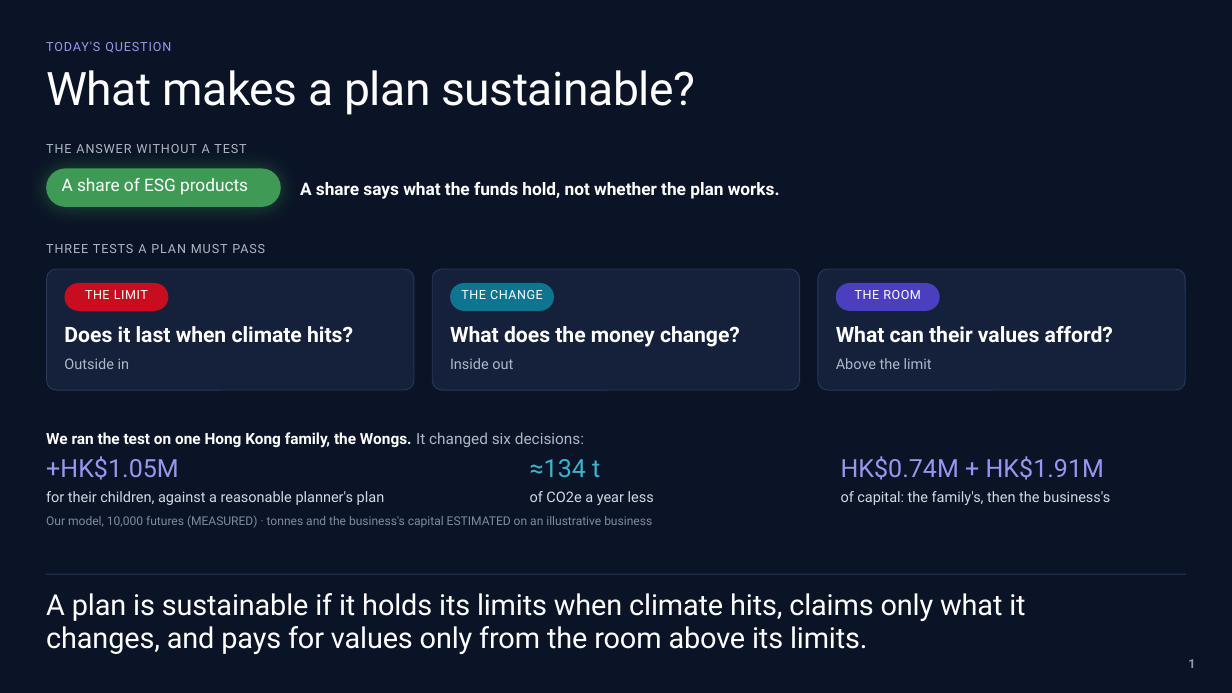
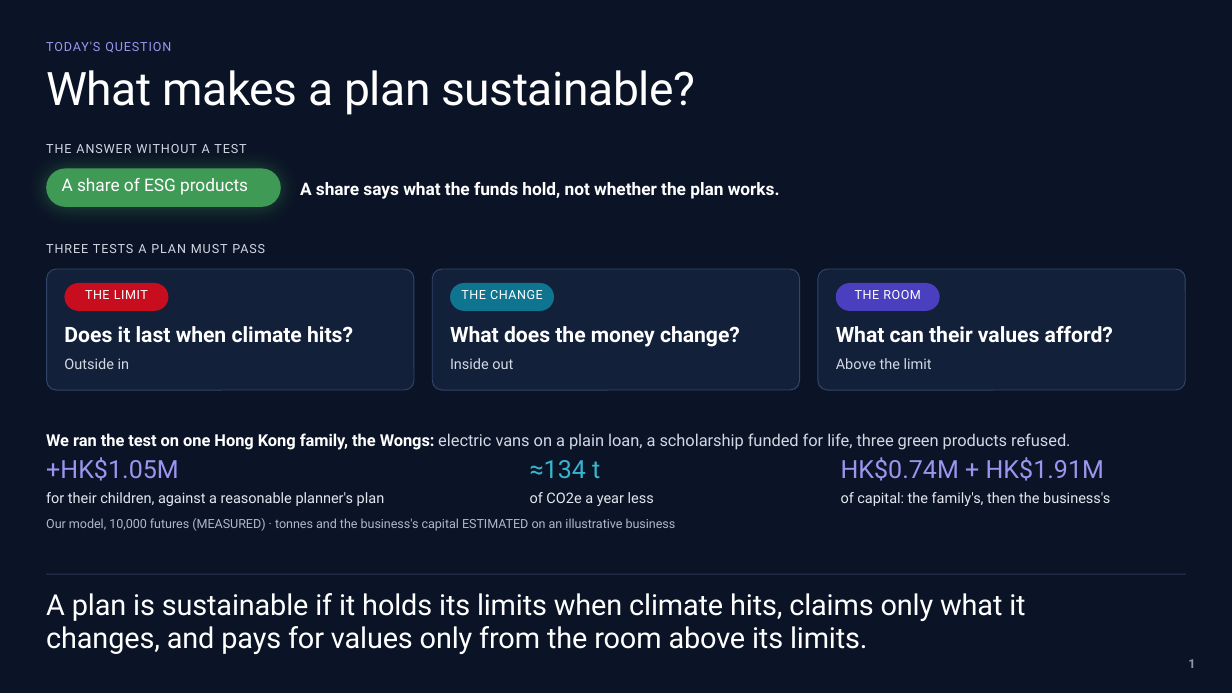
Before and after one commit to Peeradonn/finplan, a slide deck: slide 1 of Final/deck/Axis.pptx. Drawn at 1232x693 pixels with LibreOffice and Linux fonts; fonts in the diff are those of the drawing; background and template pictures are left out. Boxes give left, top, right and bottom in pixels: in the first picture for what was removed or moved away, otherwise in the second. Text is boxed around its words. In the diff, an @@ line names an element or a change of style, - is before the commit and + after.

```diff
--- a/Final/deck/Axis.pptx
+++ b/Final/deck/Axis.pptx
@@ fill #15213A to #13203A; outline #2A3858 0.75 pt to #33456A 0.75 pt in 3 elements at bbox=[47, 269, 415, 390], bbox=[433, 269, 800, 390], bbox=[818, 269, 1186, 390] @@
@@ text colour #AEB8C8 to #D2D9E4 in 5 elements at bbox=[46, 144, 246, 153], bbox=[46, 244, 265, 253], bbox=[64, 358, 130, 369], bbox=[450, 358, 513, 369], bbox=[836, 358, 932, 369] @@
@@ text at bbox=[46, 433, 1070, 450]: text changed; size 12 to 12.8 pt; text colour #FFFFFF to #D2D9E4; bold off @@
-We ran the test on one Hong Kong family, the Wongs. It changed six decisions:
+We ran the test on one Hong Kong family, the Wongs: electric vans on a plain loan, a scholarship funded for life, three green products refused.
@@ text colour #D2D9E4 to #E3E8F0 in 3 elements at bbox=[46, 492, 385, 506], bbox=[530, 492, 654, 506], bbox=[841, 492, 1110, 506] @@
@@ text "Our model, 10,000 futures (MEASURED) ..." at bbox=[46, 518, 676, 531]: size 9.4 to 9.8 pt, text colour #808BA0 to #AEB8C8; line spacing 13.1pt to 13.6pt @@
```
Also in this commit, not shown: 17 other slides changed, 6 slides added, 2 slides removed, 5 other files.
